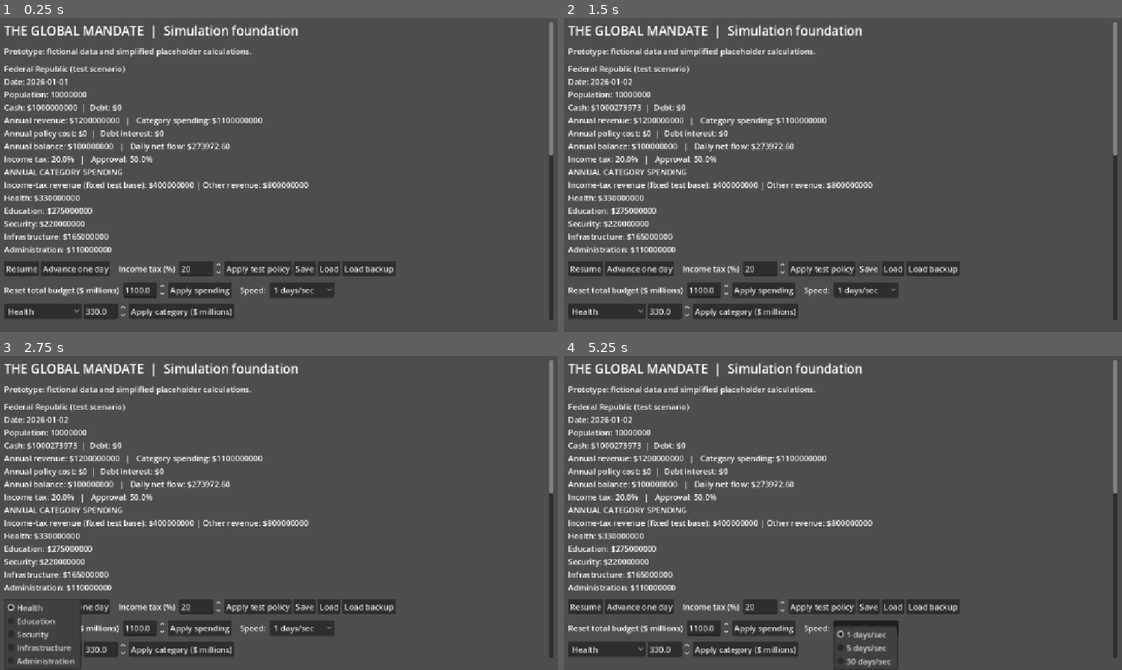
Above: before the commit, frames 1-4 (two rows, left to right).
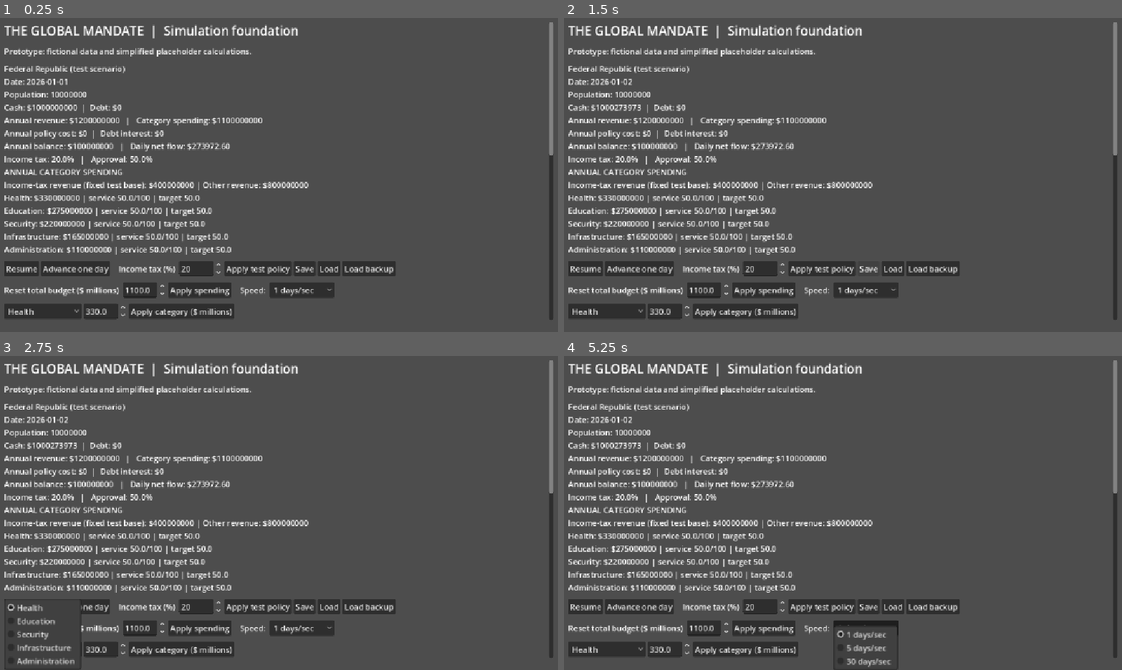
Above: after the commit, the same moments.

Repository: bhavishyadash/the-global-mandate
Game: Godot game, scene res://main.tscn
The game is run twice, just before and just after one commit, with the same random seed, the same clock (stepped at 60 frames per second) and the same inputs.
Inputs:
- Up to frame 1 (0.25 s): no input
- Up to frame 2 (1.5 s): click "Advance one day" at 0.5 s; click "Save" at 1.25 s
- Up to frame 3 (2.75 s): click "Health" at 2 s
- Up to frame 4 (5.25 s): click "Resume" at 2.75 s; click "Apply test policy" at 3.5 s; click "Apply spending" at 4.25 s; click "1 days/sec" at 5 s

The runs differ from the first frame. In frame 1, 1.1% of the frame differs, in the area x 15-42%, y 56-76%; in frame 2, 1.1%; in frame 3, 1.1%; in frame 4, 1.1%.

Commit message:
Connect public service funding to group approval

Diff:
--- a/simulation/politics.gd
+++ b/simulation/politics.gd
@@ -2,9 +2,9 @@
 
 # Fictional groups and coefficients for testing, not empirical estimates.
 var groups: Array = [
-	{"name": "Lower income", "share": 0.4, "approval": 50.0, "raw_approval": 50.0, "tax_sensitivity": 100.0},
-	{"name": "Middle income", "share": 0.4, "approval": 50.0, "raw_approval": 50.0, "tax_sensitivity": 105.0},
-	{"name": "Higher income", "share": 0.2, "approval": 50.0, "raw_approval": 50.0, "tax_sensitivity": 115.0},
+	{"name": "Lower income", "share": 0.4, "approval": 50.0, "raw_approval": 50.0, "service_bonus": 0.0, "tax_sensitivity": 100.0},
+	{"name": "Middle income", "share": 0.4, "approval": 50.0, "raw_approval": 50.0, "service_bonus": 0.0, "tax_sensitivity": 105.0},
+	{"name": "Higher income", "share": 0.2, "approval": 50.0, "raw_approval": 50.0, "service_bonus": 0.0, "tax_sensitivity": 115.0},
 ]
 var parties: Array = [
 	{"name": "Government", "seats": 48, "support": true},
@@ -18,7 +18,12 @@
 func apply_tax_change(delta: float) -> void:
 	for group in groups:
 		group.raw_approval -= delta * group.tax_sensitivity
-		group.approval = clampf(group.raw_approval, 0.0, 100.0)
+		group.approval = clampf(group.raw_approval + group.service_bonus, 0.0, 100.0)
+
+func apply_service_bonuses(bonuses: Array) -> void:
+	for i in range(groups.size()):
+		groups[i].service_bonus = bonuses[i]
+		groups[i].approval = clampf(groups[i].raw_approval + groups[i].service_bonus, 0.0, 100.0)
 
 func approval() -> float:
 	var result := 0.0
@@ -89,12 +94,12 @@
 	for group in gs:
 		if not group is Dictionary or not group.get("name") is String:
 			return false
-		for key in ["share", "approval", "raw_approval", "tax_sensitivity"]:
+		for key in ["share", "approval", "raw_approval", "service_bonus", "tax_sensitivity"]:
 			if not _number(group.get(key)):
 				return false
-		if group.share < 0 or group.share > 1 or group.approval < 0 or group.approval > 100 or absf(group.raw_approval) > 1000 or group.tax_sensitivity < 0 or group.tax_sensitivity > 1000:
+		if group.share < 0 or group.share > 1 or group.approval < 0 or group.approval > 100 or absf(group.raw_approval) > 1000 or absf(group.service_bonus) > 100 or group.tax_sensitivity < 0 or group.tax_sensitivity > 1000:
 			return false
-		if absf(group.approval - clampf(group.raw_approval, 0.0, 100.0)) > 0.001:
+		if absf(group.approval - clampf(group.raw_approval + group.service_bonus, 0.0, 100.0)) > 0.001:
 			return false
 		shares += group.share
 	if absf(shares - 1.0) > 0.00001:
--- /dev/null
+++ b/simulation/services.gd
@@ -0,0 +1,41 @@
+extends RefCounted
+
+# Fictional calibration values for the test country, not real-world statistics.
+const BASELINE := {"Health": 330000000.0, "Education": 275000000.0, "Security": 220000000.0, "Infrastructure": 165000000.0, "Administration": 110000000.0}
+const BASE_POPULATION := 10000000.0
+const RESPONSE_DAYS := 180.0
+const GROUP_SENSITIVITIES := [0.35, 0.25, 0.15]
+var levels := {"Health": 50.0, "Education": 50.0, "Security": 50.0, "Infrastructure": 50.0, "Administration": 50.0}
+
+func target(category: String, spending: float, population: int) -> float:
+	if not BASELINE.has(category) or population <= 0:
+		return 0.0
+	var baseline_for_population: float = BASELINE[category] * population / BASE_POPULATION
+	return clampf(50.0 * spending / baseline_for_population, 0.0, 100.0)
+
+func advance_day(categories: Dictionary, population: int) -> void:
+	for category in BASELINE:
+		var desired := target(category, float(categories[category]), population)
+		levels[category] += (desired - levels[category]) / RESPONSE_DAYS
+
+func group_bonuses() -> Array:
+	var average := 0.0
+	for category in BASELINE:
+		average += float(levels[category]) / BASELINE.size()
+	var bonuses: Array = []
+	for sensitivity in GROUP_SENSITIVITIES:
+		bonuses.append((average - 50.0) * sensitivity)
+	return bonuses
+
+func export_state() -> Dictionary:
+	return {"levels": levels.duplicate(true)}
+
+func import_state(state: Variant) -> bool:
+	if not state is Dictionary or not state.get("levels") is Dictionary or state.levels.size() != BASELINE.size():
+		return false
+	for category in BASELINE:
+		var value: Variant = state.levels.get(category)
+		if not (value is float or value is int) or not is_finite(float(value)) or value < 0.0 or value > 100.0:
+			return false
+	levels = state.levels.duplicate(true)
+	return true
--- a/simulation/world.gd
+++ b/simulation/world.gd
@@ -1,11 +1,13 @@
 extends RefCounted
 
 const Politics = preload("res://simulation/politics.gd")
+const Services = preload("res://simulation/services.gd")
 const PROCUREMENT_ANNUAL_COST := 10000000.0
 const ANNUAL_DEBT_RATE := 0.03
 const TEST_TAXABLE_BASE := 2000000000.0
 const CATEGORY_SHARES := {"Health": 0.30, "Education": 0.25, "Security": 0.20, "Infrastructure": 0.15, "Administration": 0.10}
 var politics = Politics.new()
+var services = Services.new()
 
 # All values here are fictional test data; rates are annual USD.
 const INITIAL_DATE := {"year": 2026, "month": 1, "day": 1}
@@ -54,6 +56,9 @@
 		var repayment: float = minf(country.debt, balance)
 		country.debt -= repayment
 		country.treasury += balance - repayment
+	services.advance_day(country.spending_categories, country.population)
+	politics.apply_service_bonuses(services.group_bonuses())
+	country.approval = politics.approval()
 	if politics.advance_day():
 		add_event("Procurement policy implementation completed.")
 	date.day += 1
@@ -89,7 +94,7 @@
 	var file := FileAccess.open(temporary, FileAccess.WRITE)
 	if file == null:
 		return "Could not open the save file for writing."
-	file.store_string(JSON.stringify({"version": 4, "date": date, "country": country, "events": events, "politics": politics.export_state()}))
+	file.store_string(JSON.stringify({"version": 5, "date": date, "country": country, "events": events, "politics": politics.export_state(), "services": services.export_state()}))
 	file.flush()
 	var error := file.get_error()
 	file.close()
@@ -139,7 +144,7 @@
 	if json.parse(file.get_as_text()) != OK:
 		return "Save contains invalid JSON."
 	var parsed: Variant = json.data
-	if not parsed is Dictionary or (parsed.get("version") != 1 and parsed.get("version") != 2 and parsed.get("version") != 3 and parsed.get("version") != 4):
+	if not parsed is Dictionary or (parsed.get("version") != 1 and parsed.get("version") != 2 and parsed.get("version") != 3 and parsed.get("version") != 4 and parsed.get("version") != 5):
 		return "Save is invalid or uses an unsupported version."
 	var d: Variant = parsed.get("date")
 	var c: Variant = parsed.get("country")
@@ -183,23 +188,34 @@
 		if not event is String:
 			return "Save has invalid event data."
 	var loaded_politics = Politics.new()
-	if parsed.version == 2 or parsed.version == 3 or parsed.version == 4:
+	var loaded_services = Services.new()
+	if parsed.version == 5 and not loaded_services.import_state(parsed.get("services")):
+		return "Save has invalid service data."
+	if parsed.version >= 2:
 		var political_data: Variant = parsed.get("politics")
-		if parsed.version == 2 and political_data is Dictionary and political_data.get("groups") is Array:
+		if parsed.version < 5 and political_data is Dictionary and political_data.get("groups") is Array:
 			political_data = political_data.duplicate(true)
 			for group in political_data.groups:
-				if group is Dictionary and group.has("approval"):
-					group.raw_approval = group.approval
+				if group is Dictionary:
+					if parsed.version == 2 and group.has("approval"):
+						group.raw_approval = group.approval
+					group.service_bonus = 0.0
 		if not loaded_politics.import_state(political_data) or absf(loaded_politics.approval() - float(c.approval)) > 0.001:
 			return "Save has invalid political data."
 	else:
 		for group in loaded_politics.groups:
 			group.approval = float(c.approval)
 			group.raw_approval = float(c.approval)
+	if parsed.version == 5:
+		var bonuses: Array = loaded_services.group_bonuses()
+		for i in range(loaded_politics.groups.size()):
+			if absf(loaded_politics.groups[i].service_bonus - bonuses[i]) > 0.001:
+				return "Save has inconsistent service effects."
 	date = {"year": year, "month": month, "day": day}
 	country = c.duplicate(true)
 	country.population = int(c.population)
 	politics = loaded_politics
+	services = loaded_services
 	events.clear()
 	for event in e:
 		events.append(event)
--- a/tests/simulation_test.gd
+++ b/tests/simulation_test.gd
@@ -129,6 +129,28 @@
 	assert(budget.set_category_spending("Health", 400000000.0))
 	assert(is_equal_approx(category_forecast.annual_balance, budget.annual_balance()))
 	assert(is_equal_approx(budget.country.annual_spending, 1170000000.0))
+	var stable_services = World.new()
+	for i in range(180):
+		stable_services.advance_day()
+	assert(is_equal_approx(stable_services.services.levels.Health, 50.0))
+	assert(is_equal_approx(stable_services.country.approval, 50.0))
+	var service_cut = World.new()
+	assert(service_cut.set_category_spending("Health", 0.0))
+	assert(is_equal_approx(service_cut.services.levels.Health, 50.0))
+	for i in range(180):
+		service_cut.advance_day()
+	assert(service_cut.services.levels.Health < 20.0)
+	assert(service_cut.country.approval < 50.0)
+	assert(service_cut.politics.groups[0].approval < service_cut.politics.groups[2].approval)
+	var tax_after_services: Dictionary = service_cut.preview_income_tax(0.30)
+	assert(service_cut.set_income_tax(0.30))
+	assert(is_equal_approx(tax_after_services.approval, service_cut.country.approval))
+	var service_increase = World.new()
+	assert(service_increase.set_category_spending("Education", 550000000.0))
+	for i in range(180):
+		service_increase.advance_day()
+	assert(service_increase.services.levels.Education > 80.0)
+	assert(service_increase.country.approval > 50.0)
 	for i in range(250):
 		deficit.add_event("Test event")
 	assert(deficit.events.size() == deficit.MAX_EVENTS)
@@ -138,6 +160,33 @@
 	assert(long_run.date == {"year": 2046, "month": 1, "day": 1})
 	assert(absf(long_run.country.treasury - 3000000000.0) < 10.0)
 	var save_path := "res://tests/test_save.json"
+	assert(service_cut.save_game(save_path).is_empty())
+	var services_reload = World.new()
+	assert(services_reload.load_game(save_path).is_empty())
+	assert(is_equal_approx(services_reload.services.levels.Health, service_cut.services.levels.Health))
+	for i in range(30):
+		service_cut.advance_day()
+		services_reload.advance_day()
+	assert(is_equal_approx(services_reload.country.approval, service_cut.country.approval))
+	assert(is_equal_approx(services_reload.services.levels.Health, service_cut.services.levels.Health))
+	var saved_state: Dictionary = services_reload.country.duplicate(true)
+	var invalid_services: Dictionary = service_cut.services.export_state()
+	invalid_services.levels.Health = 101.0
+	var broken_services := FileAccess.open(save_path, FileAccess.WRITE)
+	broken_services.store_string(JSON.stringify({"version": 5, "date": service_cut.date, "country": service_cut.country, "events": service_cut.events, "politics": service_cut.politics.export_state(), "services": invalid_services}))
+	broken_services.close()
+	assert(not services_reload.load_game(save_path).is_empty())
+	assert(services_reload.country == saved_state)
+	var old_politics: Dictionary = stable_services.politics.export_state()
+	for group in old_politics.groups:
+		group.erase("service_bonus")
+	var v4_file := FileAccess.open(save_path, FileAccess.WRITE)
+	v4_file.store_string(JSON.stringify({"version": 4, "date": stable_services.date, "country": stable_services.country, "events": stable_services.events, "politics": old_politics}))
+	v4_file.close()
+	var v4 = World.new()
+	assert(v4.load_game(save_path).is_empty())
+	assert(is_equal_approx(v4.services.levels.Health, 50.0))
+	assert(is_equal_approx(v4.country.approval, stable_services.country.approval))
 	assert(budget.save_game(save_path).is_empty())
 	var budget_reload = World.new()
 	assert(budget_reload.load_game(save_path).is_empty())
--- a/tests/ui_test.gd
+++ b/tests/ui_test.gd
@@ -24,6 +24,8 @@
 	screen._apply_category()
 	assert(is_equal_approx(screen.world.country.spending_categories.Health, 500000000.0))
 	assert(is_equal_approx(screen.world.country.annual_spending, 1550000000.0))
+	assert("service" in screen.summary.text)
+	assert("long-run service target" in screen.category_preview.text)
 	screen._vote_policy()
 	assert(screen.world.politics.procurement_policy)
 	assert("Repeal support" in screen.politics_summary.text)
--- a/ui/main.gd
+++ b/ui/main.gd
@@ -120,7 +120,7 @@
 	layout.add_child(status)
 	explanation = Label.new()
 	explanation.autowrap_mode = TextServer.AUTOWRAP_WORD_SMART
-	explanation.text = "Balance = revenue minus categories, policy costs and debt interest. Deficits use cash then borrow; surpluses repay debt then add cash. Resetting the total restores the initial category shares. Values are fictional placeholders."
+	explanation.text = "Balance = revenue minus categories, policy costs and debt interest. Deficits use cash then borrow; surpluses repay debt then add cash. Category funding gradually affects service conditions and approval in the fictional test model. Resetting the total restores initial shares."
 	layout.add_child(explanation)
 	tax_preview = Label.new()
 	tax_preview.autowrap_mode = TextServer.AUTOWRAP_WORD_SMART
@@ -237,7 +237,7 @@
 	var budget_lines := PackedStringArray(["ANNUAL CATEGORY SPENDING"])
 	budget_lines.append("Income-tax revenue (fixed test base): $%.0f | Other revenue: $%.0f" % [world.income_tax_revenue(), c.annual_revenue - world.income_tax_revenue()])
 	for category in World.CATEGORY_SHARES:
-		budget_lines.append("%s: $%.0f" % [category, c.spending_categories[category]])
+		budget_lines.append("%s: $%.0f | service %.1f/100 | target %.1f" % [category, c.spending_categories[category], world.services.levels[category], world.services.target(category, c.spending_categories[category], c.population)])
 	summary.text += "\n" + "\n".join(budget_lines)
 	var lines := PackedStringArray(["POLITICS — fictional test model"])
 	for group in world.politics.groups:
@@ -268,7 +268,7 @@
 	if preview.is_empty():
 		spending_preview.text = "Spending preview unavailable."
 		return
-	spending_preview.text = "TOTAL BUDGET PREVIEW (resets category shares)\nAnnual balance: $%.0f | Daily net flow: $%.2f\nServices, employment and public opinion are not yet modeled." % [preview.annual_balance, preview.daily_balance]
+	spending_preview.text = "TOTAL BUDGET PREVIEW (resets category shares)\nAnnual balance: $%.0f | Daily net flow: $%.2f\nService and approval changes develop over time; employment and wider economic effects are not modeled." % [preview.annual_balance, preview.daily_balance]
 
 func _update_category_preview(value: float) -> void:
 	var name := category_picker.get_item_text(category_picker.selected)
@@ -276,4 +276,5 @@
 	if preview.is_empty():
 		category_preview.text = "Category preview unavailable: total exceeds budget limit."
 		return
-	category_preview.text = "%s budget preview: annual balance $%.0f | daily net flow $%.2f" % [name, preview.annual_balance, preview.daily_balance]
+	var service_target: float = world.services.target(name, value * 1000000.0, world.country.population)
+	category_preview.text = "%s budget preview: annual balance $%.0f | daily net flow $%.2f | long-run service target %.1f/100 (fictional)" % [name, preview.annual_balance, preview.daily_balance, service_target]
Not shown, changed: docs/GAME_DEVELOPMENT_REPORT.md
Not shown, changed: docs/SESSION_32.md
Not shown, changed: docs/SIMULATION_ARCHITECTURE.md
